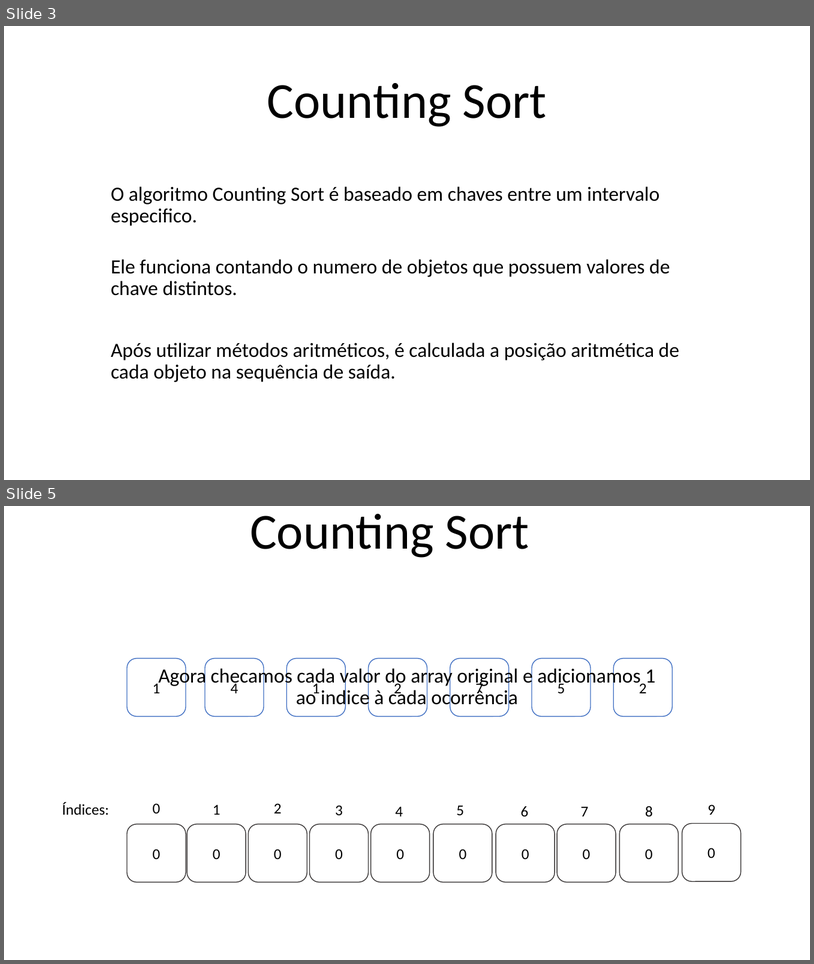
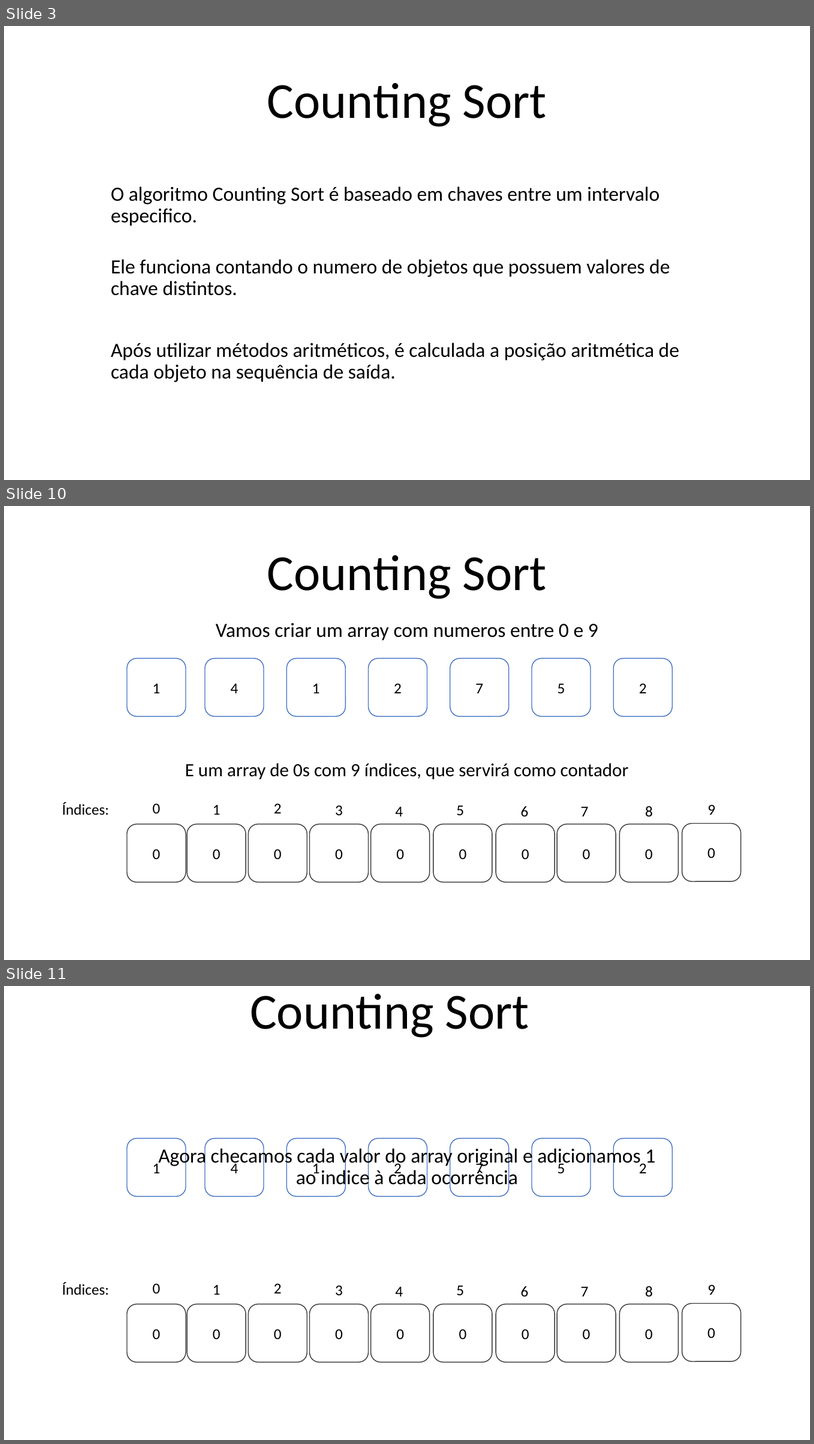
Before and after one commit to netsoncavina/countingSort, a slide deck: Counting Sort - Animação.pptx. Shown one above the other, each under a label of ours: slides 3 and 5 before the commit, slides 3, 10 and 11 after it; the slides between them are not shown. The pictures are 814x964 and 814x1444 pixels, drawn with LibreOffice and Linux fonts; fonts in the diff are those of the drawing. Boxes give left, top, right and bottom in pixels: in the first picture for what was removed or moved away, otherwise in the second. Text is boxed around its words. In the diff, an @@ line names an element or a change of style, - is before the commit and + after.

```diff
--- a/Counting Sort - Animação.pptx
+++ b/Counting Sort - Animação.pptx
@@ slide 10 added at [4, 506, 810, 960], background #FFFFFF @@
@@ title added at [267, 555, 547, 599], 60 pt, text #000000 @@
+Counting Sort
@@ subtitle added at [216, 623, 599, 640], 24 pt, text #000000 @@
+Vamos criar um array com numeros entre 0 e 9
@@ rounded rectangle added at [127, 658, 185, 717], fill #FFFFFF, outline #4472C4 1 pt, 18 pt, text #000000 @@
+1
@@ rounded rectangle added at [205, 658, 264, 717], fill #FFFFFF, outline #4472C4 1 pt, 18 pt, text #000000 @@
+4
@@ rounded rectangle added at [287, 658, 346, 717], fill #FFFFFF, outline #4472C4 1 pt, 18 pt, text #000000 @@
+1
@@ rounded rectangle added at [369, 658, 428, 717], fill #FFFFFF, outline #4472C4 1 pt, 18 pt, text #000000 @@
+2
@@ rounded rectangle added at [450, 658, 509, 717], fill #FFFFFF, outline #4472C4 1 pt, 18 pt, text #000000 @@
+7
@@ rounded rectangle added at [532, 658, 591, 717], fill #FFFFFF, outline #4472C4 1 pt, 18 pt, text #000000 @@
+5
@@ rounded rectangle added at [614, 658, 672, 717], fill #FFFFFF, outline #4472C4 1 pt, 18 pt, text #000000 @@
+2
@@ text added at [185, 763, 629, 779], 22.2 pt, text #000000 @@
+E um array de 0s com 9 índices, que servirá como contador
@@ text added at [62, 802, 109, 815], 18 pt, text #000000 @@
+Índices:
@@ text added at [153, 803, 161, 813], 18 pt, text #000000 @@
+0
@@ text added at [213, 804, 221, 814], 18 pt, text #000000 @@
+1
@@ text added at [274, 803, 282, 813], 18 pt, text #000000 @@
+2
@@ text added at [335, 805, 343, 815], 18 pt, text #000000 @@
+3
@@ text added at [395, 806, 403, 816], 18 pt, text #000000 @@
+4
@@ text added at [456, 805, 464, 815], 18 pt, text #000000 @@
+5
@@ text added at [521, 806, 529, 816], 18 pt, text #000000 @@
+6
@@ text added at [581, 806, 589, 816], 18 pt, text #000000 @@
+7
@@ text added at [645, 805, 653, 817], 18 pt, text #000000 @@
+8
@@ text added at [708, 804, 716, 814], 18 pt, text #000000 @@
+9
@@ rounded rectangle added at [127, 824, 185, 882], fill #FFFFFF, outline #3B3838 1 pt, 18 pt, text #000000 @@
+0
@@ rounded rectangle added at [188, 824, 246, 882], fill #FFFFFF, outline #3B3838 1 pt, 18 pt, text #000000 @@
+0
@@ rounded rectangle added at [248, 824, 307, 882], fill #FFFFFF, outline #3B3838 1 pt, 18 pt, text #000000 @@
+0
@@ rounded rectangle added at [309, 824, 368, 882], fill #FFFFFF, outline #3B3838 1 pt, 18 pt, text #000000 @@
+0
@@ rounded rectangle added at [371, 824, 430, 882], fill #FFFFFF, outline #3B3838 1 pt, 18 pt, text #000000 @@
+0
@@ rounded rectangle added at [434, 824, 492, 882], fill #FFFFFF, outline #3B3838 1 pt, 18 pt, text #000000 @@
+0
@@ rounded rectangle added at [497, 824, 555, 882], fill #FFFFFF, outline #3B3838 1 pt, 18 pt, text #000000 @@
+0
@@ rounded rectangle added at [558, 824, 616, 882], fill #FFFFFF, outline #3B3838 1 pt, 18 pt, text #000000 @@
+0
@@ rounded rectangle added at [620, 824, 678, 882], fill #FFFFFF, outline #3B3838 1 pt, 18 pt, text #000000 @@
+0
@@ rounded rectangle added at [683, 823, 741, 881], fill #FFFFFF, outline #3B3838 1 pt, 18 pt, text #000000 @@
+0
@@ what was slide 5 is now slide 11 @@
```
Also in this commit, not shown: 1 slide changed, 11 other slides added, 2 other files.
